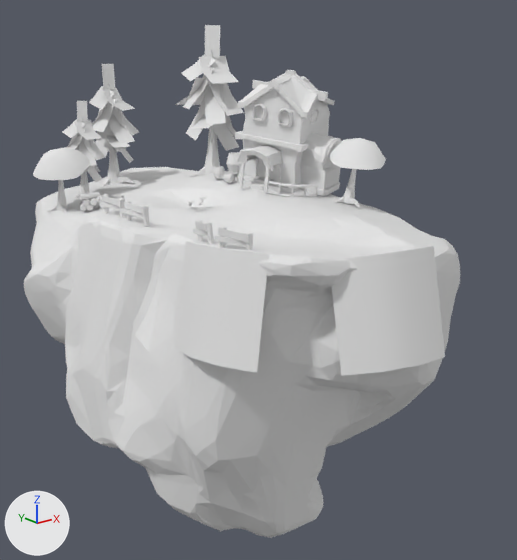
An edit to the OBJ model assets/mge/models/Level7.obj, drawn before and after from the same camera.
Camera for both pictures: a 50 mm camera at (-19.6, -27.1, 9.6) aimed at (1.4, -0.8, -0.9). Arrows for +X, +Y and +Z are at lower left; the lights stay in place. Where no turn or scale is listed for an object, it has been applied to the vertices. Vertices at the same position are counted once.

In view in the first picture: 'Level7'.
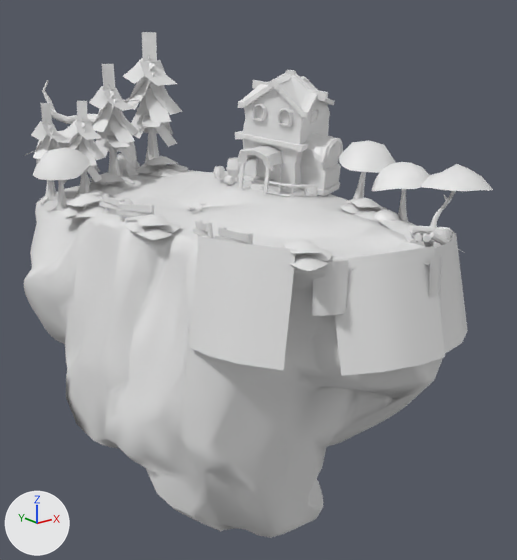
The newer file is also turned or shifted as a whole; pictures and numbers use the older file's frame.

Boxes (x1, y1, x2, y2) around the edits, measured in the pictures (517 x 560 px; the box of a moved part takes in the faces that stretch with it):
'Level7', reshaped (8% wider)
    before: (23, 25, 460, 538)
    after: (23, 32, 493, 538)
part 1 of me_level7, moved or reshaped
    before: (330, 138, 386, 170)
    after: (339, 140, 395, 173)
part 2 of me_level7, moved or reshaped
    before: (125, 200, 131, 221)
    after: (119, 202, 125, 222)
part 3 of me_level7, moved or reshaped
    before: (124, 203, 145, 214)
    after: (118, 204, 153, 213)
part 4 of me_level7, moved or reshaped
    before: (122, 208, 143, 218)
    after: (116, 210, 149, 216)
part 5 of me_level7, moved or reshaped
    before: (142, 205, 149, 226)
    after: (148, 203, 154, 215)
part 6 of me_level7, moved or reshaped
    before: (176, 241, 269, 373)
    after: (189, 236, 296, 370)
part 7 of me_level7, moved or reshaped
    before: (199, 107, 236, 136)
    after: (136, 108, 173, 134)
part 8 of me_level7, moved or reshaped
    before: (175, 78, 210, 105)
    after: (139, 60, 177, 86)
part 9 of me_level7, deleted
    before: (119, 25, 244, 203)
part 10 of me_level7, built on
    before: (82, 92, 275, 226)
    after: (26, 32, 349, 316)
part 11 of me_level7, built on
    before: (334, 169, 360, 207)
    after: (340, 162, 493, 353)

What the commit changed:
me_level7 is used by ob_level7; location (0.0, 0.0, 0.0).
me_level7 had 4641 vertices, 8227 faces and spanned x -8.1..8.1, y -12.2..12.2, z -11.2..11.2.
me_level7 no longer uses material mat_initialshadinggroup (white #e7e7e7).
me_level7 now has 7684 vertices, 13065 faces and spans x -8.1..8.1, y -12.2..13.6, z -11.2..10.9.
me_level7 part 1: the loose piece of 25 vertices spanning x 4.3..7.2, y -4.5..-1.6, z 4.6..5.9 is moved by (0.1, -0.5, -0.1).
me_level7 part 2: the loose piece of 17 vertices spanning x -5.0..-4.7, y 0.3..0.6, z 2.7..3.7 is moved by (-0.3, -0.1, 0.0).
me_level7 part 3: the loose piece of 8 vertices spanning x -5.0..-4.8, y -1.0..0.5, z 3.3..3.6 is turned 31.7 degrees about the z axis through its middle.
me_level7 part 4: the loose piece of 8 vertices spanning x -5.1..-4.7, y -1.0..0.6, z 3.1..3.3 is turned 31.7 degrees about the z axis through its middle.
me_level7 part 5: the loose piece of 17 vertices spanning x -4.9..-4.6, y -1.1..-0.8, z 2.7..3.7 is turned 31.7 degrees about the z axis through its middle, then moved by (0.4, 0.2, 0.0).
me_level7 part 6: the loose piece of 20 vertices spanning x -6.4..-4.6, y -9.2..-4.8, z -1.1..3.2 is multiplied about its middle by the matrix ((0.992, -0.129, 0.013), (0.129, 0.991, -0.025), (-0.01, 0.027, 1.0)), then moved by (0.2, -1.0, 0.3).
me_level7 part 7: the loose piece of 9 vertices spanning x 3.4..5.5, y 5.3..7.8, z 5.2..6.9 is turned 18.7 degrees about the z axis through its middle, then moved by (-1.0, 5.4, -0.2).
me_level7 part 8: the loose piece of 9 vertices spanning x 2.4..4.6, y 6.2..8.0, z 6.9..8.5 is scaled about its middle by (-0.835, -0.774, 0.899), then moved by (-0.4, 3.5, 1.0).
me_level7 part 9: 14 loose pieces with 371 vertices, spanning x -3.0..4.8, y -0.2..7.2, z 3.0..11.2, are deleted.
me_level7 part 10: 26 vertices moved within x -3.6..3.5, y 0.0..8.7, z 2.6..7.2; 456 vertices removed from x -2.9..3.7, y -0.4..10.2, z -0.8..4.8; 2643 vertices added at x -6.4..4.5, y -10.4..13.6, z -1.2..10.9.
me_level7 part 11: 1 vertex moved within x 5.5, y -3.3, z 2.9; 78 vertices removed from x 4.9..5.9, y -3.7..-2.0, z 2.7..5.1; 1145 vertices added at x 0.1..7.9, y -11.7..-2.5, z -1.4..5.2.
